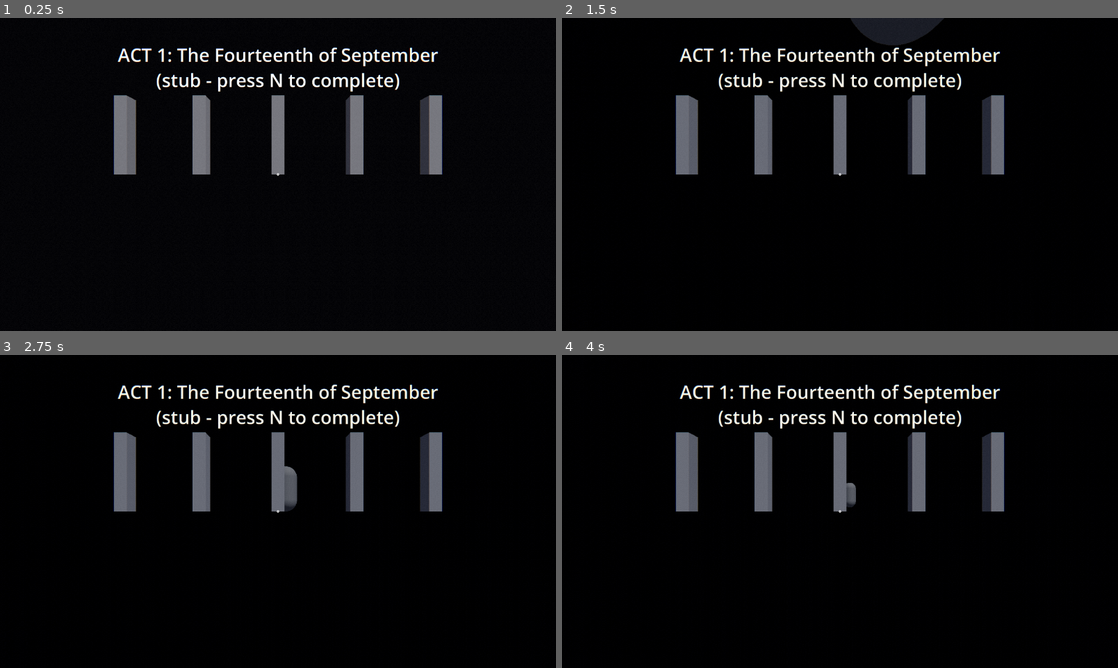
Above: before the commit, frames 1-4 (two rows, left to right).
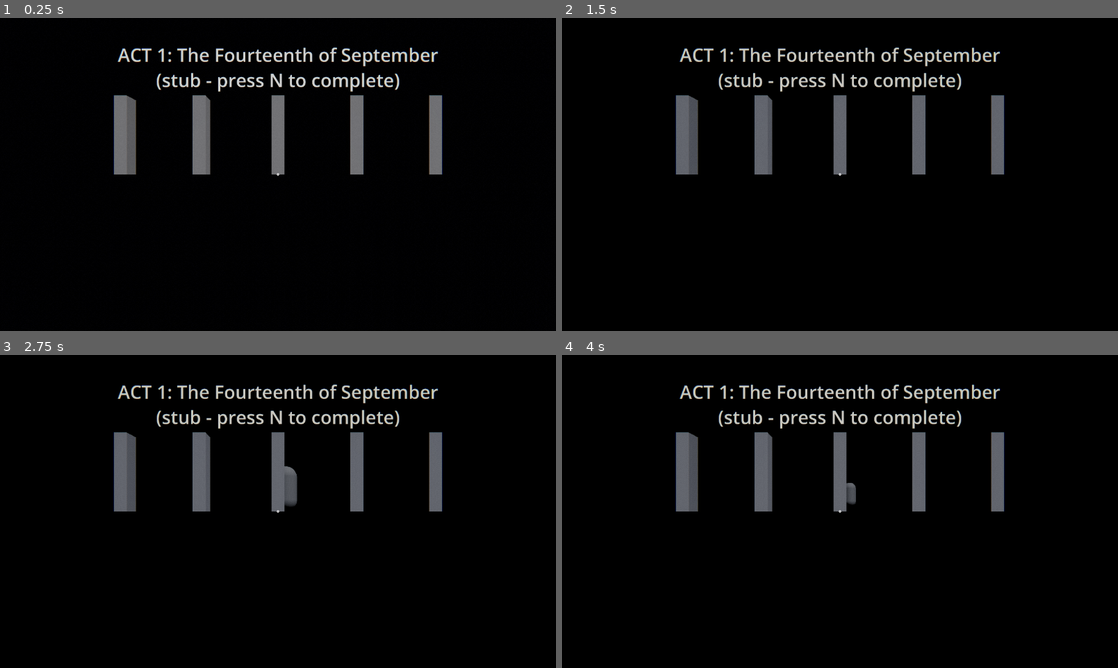
Above: after the commit, the same moments.

Repository: gabeekleiber-oss/Moon-Game
Game: Godot game, scene res://scenes/main/main.tscn
Two runs of this game, one before a commit and one after it. Both use one fixed random seed, a clock stepped at 60 frames per second and the inputs below.
Inputs (mouse positions are in pixels of both pictures, inside the frame that each line leads up to):
- Up to frame 1 (0.25 s): no input
- Up to frame 2 (1.5 s): tap Enter (ui_accept) at 0.5, 1.25 s; move the mouse to (867, 174) at 0.52 s; hold W (move_forward) from 0.53 s (still down); tap C (crouch) at 0.6 s; click (867, 174) at 0.67 s; tap Space (jump) at 0.77 s; move the mouse to (812, 174) at 1.27 s; tap E (interact) at 1.35 s
- Up to frame 3 (2.75 s): keep holding W (move_forward); tap Space (jump) at 1.52 s; move the mouse to (289, 505) at 2.02 s; tap Shift (sprint) at 2.1 s
- Up to frame 4 (4 s): keep holding W (move_forward); move the mouse to (834, 517) at 2.77 s; tap N at 2.85 s; click (834, 517) at 2.92 s; tap Space (jump) at 3.02, 3.77 s; tap Enter (ui_accept) at 3.5 s; move the mouse to (878, 514) at 3.52 s; tap 1 at 3.6 s

The runs differ from the first frame. In frame 1, 1.9% of the frame differs, in the area x 21-79%, y 9-50%; in frame 2, 2.9%, in the area x 21-79%, y 0-50%; in frame 3, 1.9%; in frame 4, 1.9%.

Commit message:
Complete S-01 Forward+ lighting integration
Add renderer defaults, MoodEnvironment act integration, robust Windows class registration, CI, and S-01 handoff.

Diff:
--- a/project.godot
+++ b/project.godot
@@ -24,6 +24,15 @@
 
 [rendering]
 renderer/rendering_method="forward_plus"
+rendering/anti_aliasing/quality/msaa_3d=2
+rendering/anti_aliasing/quality/screen_space_aa=1
+rendering/lights_and_shadows/directional_shadow/size=4096
+rendering/lights_and_shadows/positional_shadow/atlas_size=4096
+rendering/lights_and_shadows/positional_shadow/atlas_subdiv=2
+rendering/environment/ssao/quality=2
+rendering/environment/ssao/half_size=true
+rendering/environment/glow/upscale_mode=1
+rendering/environment/glow/quality=1
 
 [shader_globals]
 
--- a/scenes/acts/act01_wisconsin/act01_wisconsin.tscn
+++ b/scenes/acts/act01_wisconsin/act01_wisconsin.tscn
@@ -1,6 +1,7 @@
-[gd_scene load_steps=2 format=3]
+[gd_scene load_steps=3 format=3]
 
 [ext_resource type="Script" path="res://scenes/acts/act_stub.gd" id="1"]
+[ext_resource type="Script" path="res://scenes/lighting/mood_environment.gd" id="2"]
 
 [node name="Act01" type="Node3D"]
 script = ExtResource("1")
@@ -8,3 +9,7 @@
 act_title = "The Fourteenth of September"
 unreality_floor = 0.0
 base_grade = "flat_tired"
+
+[node name="MoodEnvironment" type="WorldEnvironment" parent="."]
+script = ExtResource("2")
+follow_grade = true
--- a/scenes/lighting/mood_environment.gd
+++ b/scenes/lighting/mood_environment.gd
@@ -5,18 +5,19 @@
 ##  * `set_look(name, seconds)` eases to another look (acts do this when the story moves on);
 ##  * `follow_grade = true` makes it track the location mood the act already sets for PostFX (`ActBase.base_grade`), so an act needs
 ##    no extra code: drop a MoodEnvironment in the scene and tick the box;
-##  * the hidden Unreality value thickens/sickens the air (EnvPresets.with_unreality);
-##  * `Game.settings["quality"]` ("auto"/"high"/"medium"/"low") steps the expensive passes down (EnvPresets.for_quality).
+##  * the hidden Unreality value thickens/sickens the air (EnvPresetsScript.with_unreality);
+##  * `Game.settings["quality"]` ("auto"/"high"/"medium"/"low") steps the expensive passes down (EnvPresetsScript.for_quality).
 ## Nothing here moves fast or flashes, so Reduced Motion needs no alternative; eases are slow fades of fog and colour.
 ## Runs standalone (F6) in any scene that has the autoloads. A scene should have exactly one.
 ##     var m := MoodEnvironment.new(); m.look = "dawn"; add_child(m)
 ##     m.set_look("fire", 2.0)
 
-## The look shown at start (a name from EnvPresets.names()).
+## The look shown at start (a name from EnvPresetsScript.names()).
 @export var look: String = "night_dark"
-## When true, follow PostFX's current base-grade name (UnrealGrade) through EnvPresets.for_grade.
+## When true, follow PostFX's current base-grade name (UnrealGrade) through EnvPresetsScript.for_grade.
 @export var follow_grade: bool = false
 
+const EnvPresetsScript = preload("res://scenes/lighting/env_presets.gd")
 const EPSILON_LEVEL := 0.002
 
 var _from: Dictionary = {}
@@ -33,9 +34,9 @@
 func _ready() -> void:
 	if environment == null:
 		environment = Environment.new()
-	if not EnvPresets.names().has(look):
+	if not EnvPresetsScript.names().has(look):
 		look = "night_dark"
-	_to = EnvPresets.get_preset(look)
+	_to = EnvPresetsScript.get_preset(look)
 	_from = _to
 	_cur = _to
 	_refresh()
@@ -43,12 +44,12 @@
 
 ## Eases to a named look over `seconds` (0 = instantly). Unknown names are ignored with a warning.
 func set_look(look_name: String, seconds: float = 1.5) -> void:
-	if not EnvPresets.names().has(look_name):
+	if not EnvPresetsScript.names().has(look_name):
 		push_warning("MoodEnvironment: unknown look '%s'" % look_name)
 		return
 	look = look_name
 	_from = _cur
-	_to = EnvPresets.get_preset(look_name)
+	_to = EnvPresetsScript.get_preset(look_name)
 	if seconds <= 0.0:
 		_cur = _to
 		_t = 1.0
@@ -77,10 +78,10 @@
 		var g: String = PostFX.get_grade_name()
 		if g != _grade_seen and g != "custom":
 			_grade_seen = g
-			set_look(EnvPresets.for_grade(g), 1.5)
+			set_look(EnvPresetsScript.for_grade(g), 1.5)
 	if _t < 1.0:
 		_t = minf(1.0, _t + delta / maxf(_dur, 0.001))
-		_cur = EnvPresets.lerp_params(_from, _to, _t)
+		_cur = EnvPresetsScript.lerp_params(_from, _to, _t)
 		_dirty = true
 	var level: float = Unreality.level
 	var quality: String = str(Game.settings.get("quality", "auto"))
@@ -92,6 +93,6 @@
 	_last_level = Unreality.level
 	_last_quality = str(Game.settings.get("quality", "auto"))
 	_dirty = false
-	var p: Dictionary = EnvPresets.with_unreality(EnvPresets.for_quality(_cur, _last_quality), _last_level)
+	var p: Dictionary = EnvPresetsScript.with_unreality(EnvPresetsScript.for_quality(_cur, _last_quality), _last_level)
 	_applied = p
-	EnvPresets.apply(environment, p)
+	EnvPresetsScript.apply(environment, p)
--- a/tests/test_bake_helper.gd
+++ b/tests/test_bake_helper.gd
@@ -1,4 +1,6 @@
 extends Node
+
+const BakeHelperScript = preload("res://scenes/lighting/bake_helper.gd")
 ## Headless test for BakeHelper (probe placement, UV2, static/dynamic marking). The bake itself is editor-only and not tested here.
 
 var _fails := 0
@@ -18,24 +20,24 @@
 	imported.mesh = ArrayMesh.new()
 	root.add_child(imported)
 	var bounds := AABB(Vector3(-3, 0, -2.5), Vector3(6, 3, 5))
-	var p := BakeHelper.add_room_probes(root, bounds, "test_room")
+	var p := BakeHelperScript.add_room_probes(root, bounds, "test_room")
 	var gi: LightmapGI = p["lightmap"]
 	var rp: ReflectionProbe = p["reflection"]
 	_check(gi.get_parent() == root and gi.name == "test_room_lightmap" and gi.interior and gi.bounces == 3 and gi.max_texture_size == 4096, "LightmapGI added with the interior defaults")
 	_check(gi.environment_mode == LightmapGI.ENVIRONMENT_MODE_DISABLED, "interior lightmaps ignore the sky")
 	_check(rp.interior and rp.box_projection and rp.size == bounds.size and rp.update_mode == ReflectionProbe.UPDATE_ONCE, "ReflectionProbe is an interior box-projected probe sized to the room")
 	_check(gi.position.is_equal_approx(bounds.get_center()) and rp.position.is_equal_approx(bounds.get_center()), "both are centred on the room")
-	_check(BakeHelper.ensure_uv2(root) == 1 and (box.mesh as PrimitiveMesh).add_uv2, "ensure_uv2 fixes primitive meshes (1 changed)")
-	_check(BakeHelper.ensure_uv2(root) == 0, "ensure_uv2 is idempotent")
-	BakeHelper.mark_dynamic(box)
+	_check(BakeHelperScript.ensure_uv2(root) == 1 and (box.mesh as PrimitiveMesh).add_uv2, "ensure_uv2 fixes primitive meshes (1 changed)")
+	_check(BakeHelperScript.ensure_uv2(root) == 0, "ensure_uv2 is idempotent")
+	BakeHelperScript.mark_dynamic(box)
 	_check(box.gi_mode == GeometryInstance3D.GI_MODE_DYNAMIC, "mark_dynamic excludes a prop from baking")
-	BakeHelper.mark_static(root)
+	BakeHelperScript.mark_static(root)
 	_check(box.gi_mode == GeometryInstance3D.GI_MODE_STATIC and imported.gi_mode == GeometryInstance3D.GI_MODE_STATIC, "mark_static bakes everything below")
 	var l := OmniLight3D.new()
 	root.add_child(l)
-	BakeHelper.set_light_baked(l, true)
+	BakeHelperScript.set_light_baked(l, true)
 	_check(l.light_bake_mode == Light3D.BAKE_STATIC, "a fixture can be baked")
-	BakeHelper.set_light_baked(l, false)
+	BakeHelperScript.set_light_baked(l, false)
 	_check(l.light_bake_mode == Light3D.BAKE_DYNAMIC, "a flickering light stays dynamic")
 	print("DONE %d failures" % _fails)
 	get_tree().quit(1 if _fails > 0 else 0)
Not shown, added: .github/workflows/tests.yml
Not shown, changed: docs/state/S-01.md
Not shown, changed: scripts/tools/run_tests.ps1
